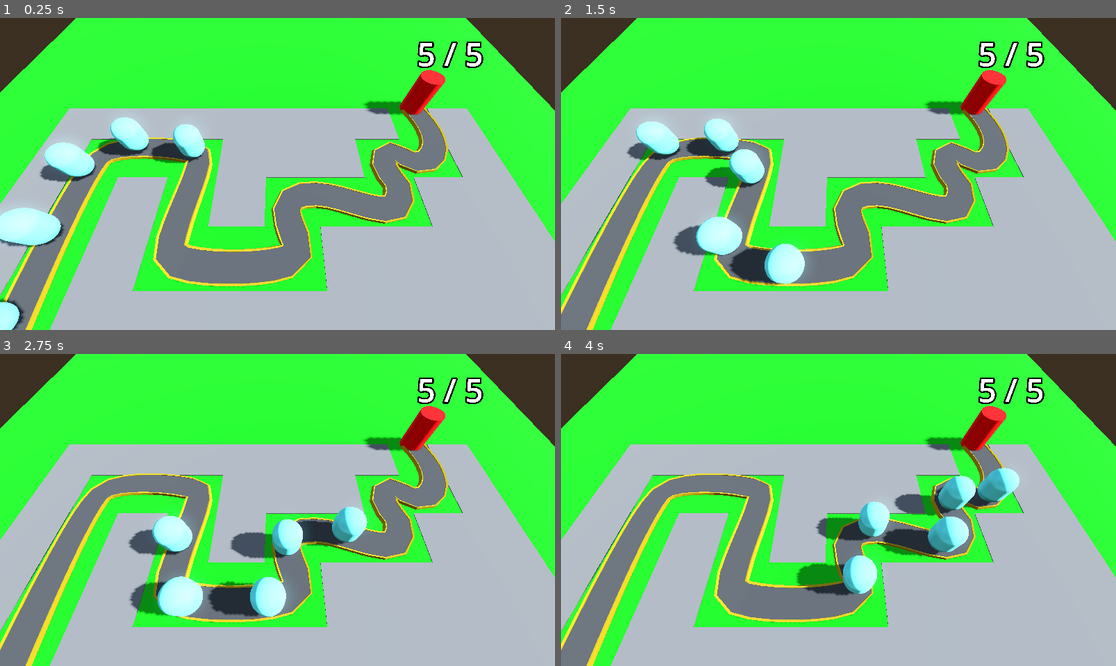
Above: before the commit, frames 1-4 (two rows, left to right).
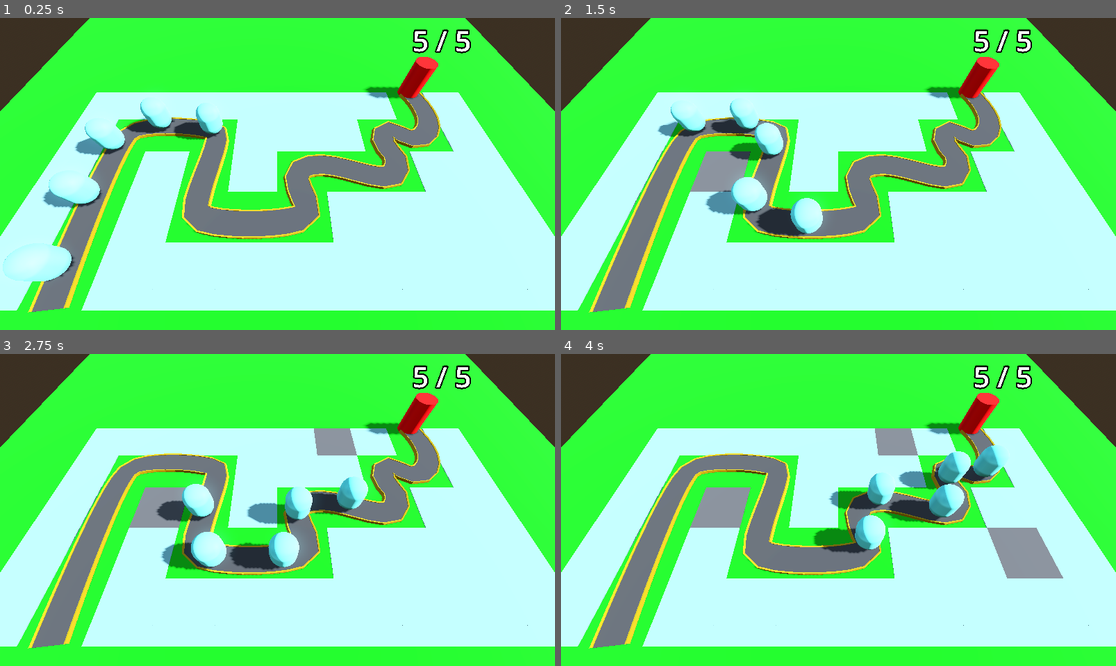
Above: after the commit, the same moments.

Repository: LunarOrbital/Barbarian-Blaster
Game: Godot game, scene res://Scenes/base_level.tscn
Same seed, same stepped clock (60 frames per second), same inputs: the game is played once before the commit and once after it.
Inputs (mouse positions are in pixels of both pictures, inside the frame that each line leads up to):
- Up to frame 1 (0.25 s): no input
- Up to frame 2 (1.5 s): move the mouse to (960, 158) at 0.52 s; click (960, 158) at 0.6 s; move the mouse to (727, 189) at 1.27 s; click (727, 189) at 1.35 s
- Up to frame 3 (2.75 s): move the mouse to (333, 441) at 2.02 s; click (333, 441) at 2.1 s
- Up to frame 4 (4 s): move the mouse to (810, 572) at 2.77 s; click (810, 572) at 2.85 s; move the mouse to (1005, 556) at 3.52 s; click (1005, 556) at 3.6 s

The runs differ from the first frame. In frame 1, 67% of the frame differs, in the area x 0-100%, y 0-100%; in frame 2, 67%; in frame 3, 68%; in frame 4, 69%.

Commit message:
added raycast+turret

Diff:
--- a/Scenes/MeshLibraries/space_library.tres
+++ b/Scenes/MeshLibraries/space_library.tres
@@ -23,7 +23,7 @@
 data = PackedVector3Array(-2, 0.049999997, 2, 2, 0.049999997, 2, -2, -0.049999997, 2, 2, 0.049999997, 2, 2, -0.04999999 …(644 unchanged characters)…
 
 [sub_resource type="StandardMaterial3D" id="StandardMaterial3D_n7diu"]
-albedo_color = Color(0.42, 0.42, 0.42, 1)
+albedo_color = Color(0.31, 0.31, 0.31, 1)
 
 [sub_resource type="BoxMesh" id="BoxMesh_n7diu"]
 material = SubResource("StandardMaterial3D_n7diu")
--- a/Scenes/base_level.tscn
+++ b/Scenes/base_level.tscn
@@ -1,8 +1,9 @@
-[gd_scene load_steps=12 format=3 uid="uid://dngke2s5k2n2l"]
+[gd_scene load_steps=13 format=3 uid="uid://dngke2s5k2n2l"]
 
 [ext_resource type="MeshLibrary" uid="uid://duqk0iwub5l5k" path="res://Scenes/MeshLibraries/space_library.tres" id="1_5gpc1"]
 [ext_resource type="PackedScene" uid="uid://y4t2jrewf66j" path="res://Scenes/enemy.tscn" id="2_5s04l"]
 [ext_resource type="PackedScene" uid="uid://bk6sqs6u5pcdc" path="res://Scenes/base.tscn" id="3_577fb"]
+[ext_resource type="PackedScene" uid="uid://bgoigm7pqb45p" path="res://Scenes/ray_picker_camera.tscn" id="4_l7ey7"]
 
 [sub_resource type="ProceduralSkyMaterial" id="ProceduralSkyMaterial_i06e5"]
 sky_horizon_color = Color(0.66224277, 0.6717428, 0.6867428, 1)
@@ -50,15 +51,12 @@
 size = Vector3(100, 2, 100)
 material = SubResource("StandardMaterial3D_5s04l")
 
-[node name="Camera3D" type="Camera3D" parent="."]
-transform = Transform3D(-2.1855689e-08, -0.86602545, 0.5, -3.785517e-08, 0.5, 0.8660253, -1, -3.5527137e-15, -4.371139e-08, 8, 14.465843, -0.93553543)
-
 [node name="GridMap" type="GridMap" parent="."]
 mesh_library = ExtResource("1_5gpc1")
 cell_size = Vector3(4, 4, 4)
 cell_center_y = false
 data = {
-"cells": PackedInt32Array(65534, 0, 1, 65535, 0, 1, 0, 0, 1, 2, 0, 1, 65534, 65533, 1, 65534, 65534, 1, 65534, 65535, 1, 65534, 1, 1, 65534, 2, 1, 65534, 3, 1, 65534, 4, 1, 65535, 4, 1, 0, 2, 1, 0, 4, 1, 1, 2, 1, 2, 65532, 1, 2, 65534, 1, 2, 65535, 1, 2, 1, 1, 2, 2, 1, 2, 4, 1, 65534, 65531, 1, 65535, 65531, 1, 0, 65531, 1, 1, 65531, 1, 2, 65531, 1, 1, 4, 1, 2, 65533, 1, 1, 65534, 1, 1, 65533, 1, 0, 65532, 1, 1, 65532, 1, 65535, 65535, 1, 65535, 65534, 1)
+"cells": PackedInt32Array(65534, 0, 0, 65535, 0, 0, 0, 0, 0, 2, 0, 0, 65534, 65533, 0, 65534, 65534, 0, 65534, 65535, 0, 65534, 1, 0, 65534, 2, 0, 65534, 3, 0, 65534, 4, 0, 65535, 4, 0, 0, 2, 0, 0, 4, 0, 1, 2, 0, 2, 65532, 0, 2, 65534, 0, 2, 65535, 0, 2, 1, 0, 2, 2, 0, 2, 4, 0, 65534, 65531, 0, 65535, 65531, 0, 0, 65531, 0, 1, 65531, 0, 2, 65531, 0, 1, 4, 0, 2, 65533, 0, 1, 65534, 0, 1, 65533, 0, 0, 65532, 0, 1, 65532, 0, 65535, 65535, 0, 65535, 65534, 0)
 }
 metadata/_editor_floor_ = Vector3(0, 0, 0)
 
@@ -111,14 +109,14 @@
 material = SubResource("StandardMaterial3D_l7ey7")
 
 [node name="Enemy" parent="EnemyPath\'" instance=ExtResource("2_5s04l")]
-transform = Transform3D(-0.10806941, 0, 0.99412745, 0, 1, 0, -0.99412745, 0, -0.10806941, 11.986502, 0, 13.961822)
+transform = Transform3D(-0.10806946, 0, 0.99412787, 0, 1, 0, -0.99412787, 0, -0.10806946, 11.986502, 0, 13.961822)
 
 [node name="Enemy2" parent="EnemyPath\'" instance=ExtResource("2_5s04l")]
 transform = Transform3D(-0.067041434, 0, 0.9977344, 0, 1, 0, -0.9977344, 0, -0.067041434, 7.005297, 0, 14.390315)
 progress = 5.0
 
 [node name="Enemy3" parent="EnemyPath\'" instance=ExtResource("2_5s04l")]
-transform = Transform3D(0.0008159308, 0, 0.9999837, 0, 1, 0, -0.9999837, 0, 0.0008159308, 2.0097446, 0, 14.585394)
+transform = Transform3D(0.0008159304, 0, 0.9999833, 0, 1, 0, -0.9999833, 0, 0.0008159304, 2.0097446, 0, 14.585394)
 progress = 10.0
 
 [node name="Enemy4" parent="EnemyPath\'" instance=ExtResource("2_5s04l")]
@@ -126,8 +124,13 @@
 progress = 15.0
 
 [node name="Enemy5" parent="EnemyPath\'" instance=ExtResource("2_5s04l")]
-transform = Transform3D(0.9928342, 0, -0.1193676, 0, 1, 0, 0.1193676, 0, 0.9928342, -2.8515856, 0, 8.440503)
+transform = Transform3D(0.9928341, 0, -0.119367585, 0, 1, 0, 0.119367585, 0, 0.9928341, -2.8515856, 0, 8.440503)
 progress = 20.0
 
 [node name="Base" parent="." instance=ExtResource("3_577fb")]
 transform = Transform3D(1, 0, 0, 0, 1, 0, 0, 0, 1, -7.9193506, 0, -14.29299)
+
+[node name="RayPickerCamera" parent="." node_paths=PackedStringArray("gridMap") instance=ExtResource("4_l7ey7")]
+transform = Transform3D(-1.49011585e-08, -0.86602545, 0.49999994, -2.5809566e-08, 0.49999994, 0.86602545, -1, 8.881784e-16, -2.980232e-08, 11, 15, 0)
+current = true
+gridMap = NodePath("../GridMap")
--- /dev/null
+++ b/Scenes/ray_picker_camera.tscn
@@ -0,0 +1,8 @@
+[gd_scene load_steps=2 format=3 uid="uid://bgoigm7pqb45p"]
+
+[ext_resource type="Script" uid="uid://ch74q86yaba10" path="res://Scripts/ray_picker_camera.gd" id="1_wh1ui"]
+
+[node name="RayPickerCamera" type="Camera3D"]
+script = ExtResource("1_wh1ui")
+
+[node name="RayCast3D" type="RayCast3D" parent="."]
--- /dev/null
+++ b/Scenes/turret.tscn
@@ -0,0 +1,63 @@
+[gd_scene load_steps=7 format=3 uid="uid://4tsorewm31c7"]
+
+[sub_resource type="CylinderMesh" id="CylinderMesh_axnog"]
+top_radius = 1.0
+bottom_radius = 1.5
+height = 1.0
+
+[sub_resource type="CylinderMesh" id="CylinderMesh_fcprl"]
+top_radius = 1.2
+bottom_radius = 1.0
+height = 0.5
+
+[sub_resource type="TorusMesh" id="TorusMesh_hskch"]
+inner_radius = 0.716
+outer_radius = 1.235
+
+[sub_resource type="CylinderMesh" id="CylinderMesh_6spbj"]
+top_radius = 1.0
+height = 0.4
+
+[sub_resource type="CapsuleMesh" id="CapsuleMesh_pulj5"]
+
+[sub_resource type="CylinderMesh" id="CylinderMesh_ahfaj"]
+top_radius = 0.2
+bottom_radius = 0.2
+height = 3.0
+
+[node name="Turret" type="Node3D"]
+
+[node name="TurretBase" type="MeshInstance3D" parent="."]
+transform = Transform3D(1, 0, 0, 0, 1, 0, 0, 0, 1, 0, 0.5, 0)
+mesh = SubResource("CylinderMesh_axnog")
+
+[node name="MeshInstance3D" type="MeshInstance3D" parent="TurretBase"]
+transform = Transform3D(1, 0, 0, 0, 1, 0, 0, 0, 1, 0, 0.75, 0)
+mesh = SubResource("CylinderMesh_fcprl")
+
+[node name="MeshInstance3D2" type="MeshInstance3D" parent="TurretBase"]
+transform = Transform3D(1, 0, 0, 0, -1, 8.742278e-08, 0, -8.742278e-08, -1, 0, 1.25, 0)
+mesh = SubResource("CylinderMesh_fcprl")
+
+[node name="MeshInstance3D" type="MeshInstance3D" parent="TurretBase/MeshInstance3D2"]
+transform = Transform3D(1, 0, 0, 0, 1, 0, 0, 0, 1, 0, 0.29999995, -2.6226814e-08)
+mesh = SubResource("TorusMesh_hskch")
+
+[node name="TurretRotor" type="MeshInstance3D" parent="TurretBase/MeshInstance3D2"]
+transform = Transform3D(1.0000001, 1.2156942e-14, 2.9802322e-08, -2.036897e-14, 1, 0, -2.9802322e-08, -7.1054274e-15, 1.0000001, 0, -0.4000001, 3.4969133e-08)
+mesh = SubResource("CylinderMesh_6spbj")
+
+[node name="TurrentHinge" type="MeshInstance3D" parent="TurretBase/MeshInstance3D2/TurretRotor"]
+transform = Transform3D(-4.371139e-08, 1, -8.940697e-08, -1, -4.371138e-08, 8.7422784e-08, 8.742279e-08, 8.940697e-08, 1, -1.0048592e-14, -0.5, -0.3999999)
+mesh = SubResource("CapsuleMesh_pulj5")
+skeleton = NodePath("../..")
+
+[node name="MeshInstance3D3" type="MeshInstance3D" parent="TurretBase/MeshInstance3D2/TurretRotor/TurrentHinge"]
+transform = Transform3D(-4.371139e-08, -1.1920929e-07, -0.99999994, 0.99999994, -5.9604645e-08, -4.371138e-08, -5.9604645e-08, -0.9999999, 1.1920929e-07, 0.10000014, -0.2999999, 0.6999999)
+mesh = SubResource("CylinderMesh_ahfaj")
+skeleton = NodePath("../../..")
+
+[node name="MeshInstance3D2" type="MeshInstance3D" parent="TurretBase/MeshInstance3D2/TurretRotor/TurrentHinge"]
+transform = Transform3D(-4.371139e-08, -1.1920929e-07, -0.99999994, 0.99999994, -5.9604645e-08, -4.371138e-08, -5.9604645e-08, -0.9999999, 1.1920929e-07, 0.10000014, 0.40000007, 0.6999999)
+mesh = SubResource("CylinderMesh_ahfaj")
+skeleton = NodePath("../../..")
--- a/Scripts/base.gd
+++ b/Scripts/base.gd
@@ -6,11 +6,14 @@
 	set(new_health):
 		health = new_health
 		label_3d.text = str(health) + " / " + str(max_health)
+		var red : Color = Color.RED
+		var white : Color = Color.WHITE
+		label_3d.modulate = red.lerp(white, float(health)/float(max_health))
+
 func _ready() -> void:
 	health = max_health
-
 func take_damage() -> void:
 	health -=1
 	print("damage take")
-	if (health < 0):
+	if (health <= 0):
 		get_tree().reload_current_scene()
--- /dev/null
+++ b/Scripts/ray_picker_camera.gd
@@ -0,0 +1,18 @@
+extends Camera3D
+@onready var ray_cast_3d: RayCast3D = $RayCast3D
+@export var gridMap : GridMap
+func _process(_delta: float) -> void:
+	var mouse_position : Vector2 = get_viewport().get_mouse_position()
+	ray_cast_3d.target_position= project_local_ray_normal(mouse_position) * 100
+	#update immediatley
+	if (ray_cast_3d.is_colliding()):
+		var collider = ray_cast_3d.get_collider()
+		if (collider is GridMap):
+			var collision_point = ray_cast_3d.get_collision_point()
+			var cell = gridMap.local_to_map(collision_point)
+			if gridMap.get_cell_item(cell) == 0:
+				Input.set_default_cursor_shape(Input.CURSOR_POINTING_HAND)
+				if (Input.is_action_just_pressed("click")):
+					gridMap.set_cell_item(cell, 1)
+	else:
+		Input.set_default_cursor_shape(Input.CURSOR_ARROW)
--- a/project.godot
+++ b/project.godot
@@ -18,3 +18,11 @@
 [global_group]
 
 base=""
+
+[input]
+
+click={
+"deadzone": 0.2,
+"events": [Object(InputEventMouseButton,"resource_local_to_scene":false,"resource_name":"","device":-1,"window_id":0,"alt_pressed":false,"shift_pressed":false,"ctrl_pressed":false,"meta_pressed":false,"button_mask":0,"position":Vector2(0, 0),"global_position":Vector2(0, 0),"factor":1.0,"button_index":1,"canceled":false,"pressed":false,"double_click":false,"script":null)
+]
+}
Not shown, added: Scripts/ray_picker_camera.gd.uid
